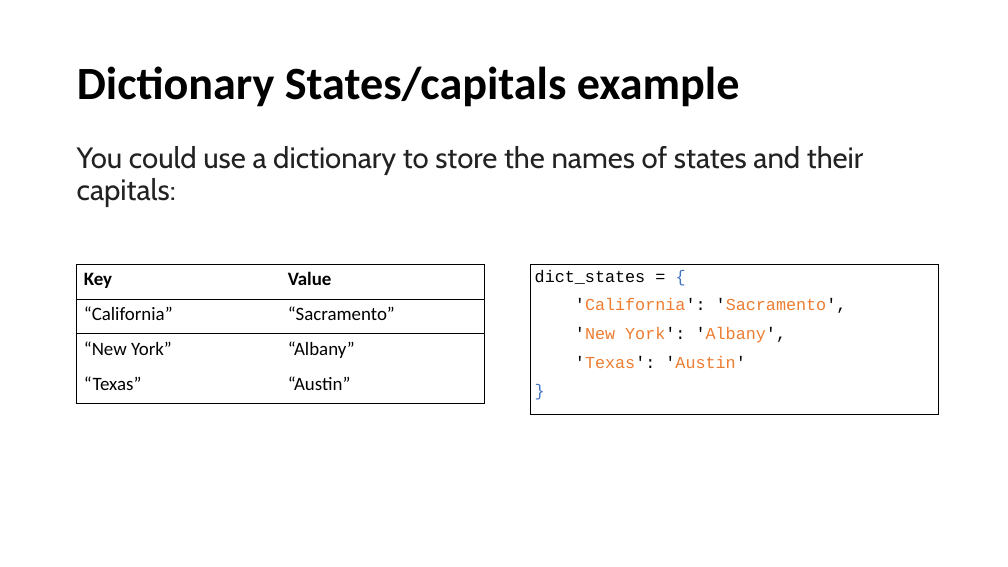
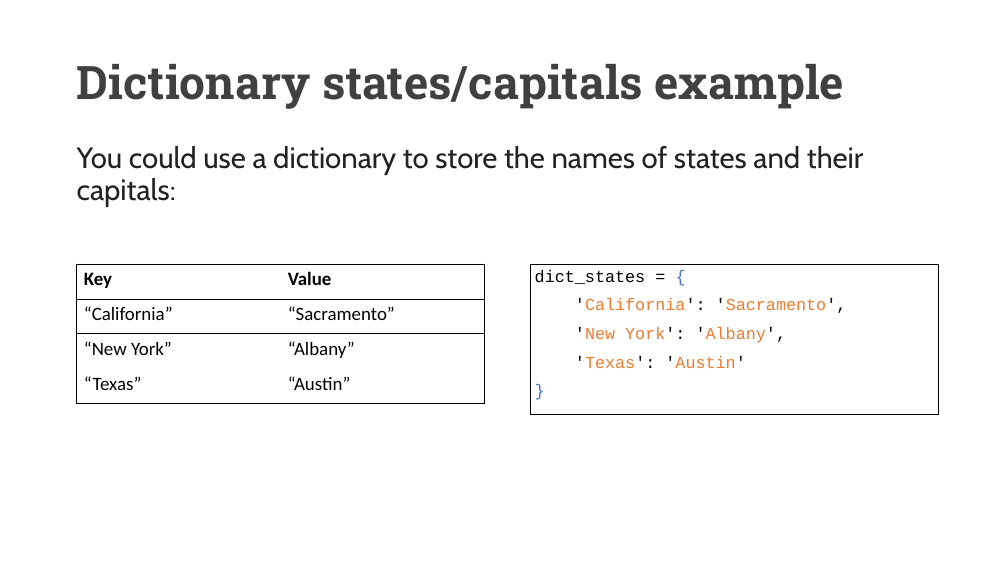
Before and after one commit to UCLL-PR2/exercises, a slide deck: slide 8 of 03-iterable&generators/programming2_iterable.pptx. Drawn at 1008x567 pixels with LibreOffice and Linux fonts; fonts in the diff are those of the drawing. Boxes give left, top, right and bottom in pixels: in the first picture for what was removed or moved away, otherwise in the second. Text is boxed around its words. In the diff, an @@ line names an element or a change of style, - is before the commit and + after.

```diff
--- a/03-iterable&generators/programming2_iterable.pptx
+++ b/03-iterable&generators/programming2_iterable.pptx
@@ title at (77,64,844,109): text changed; font Calibri to Roboto Slab; text colour #000000 to #404040 @@
-Dictionary States/capitals example
+Dictionary states/capitals example
```
Also in this commit, not shown: 25 other slides changed, 5 slides added, 1 slide removed.
